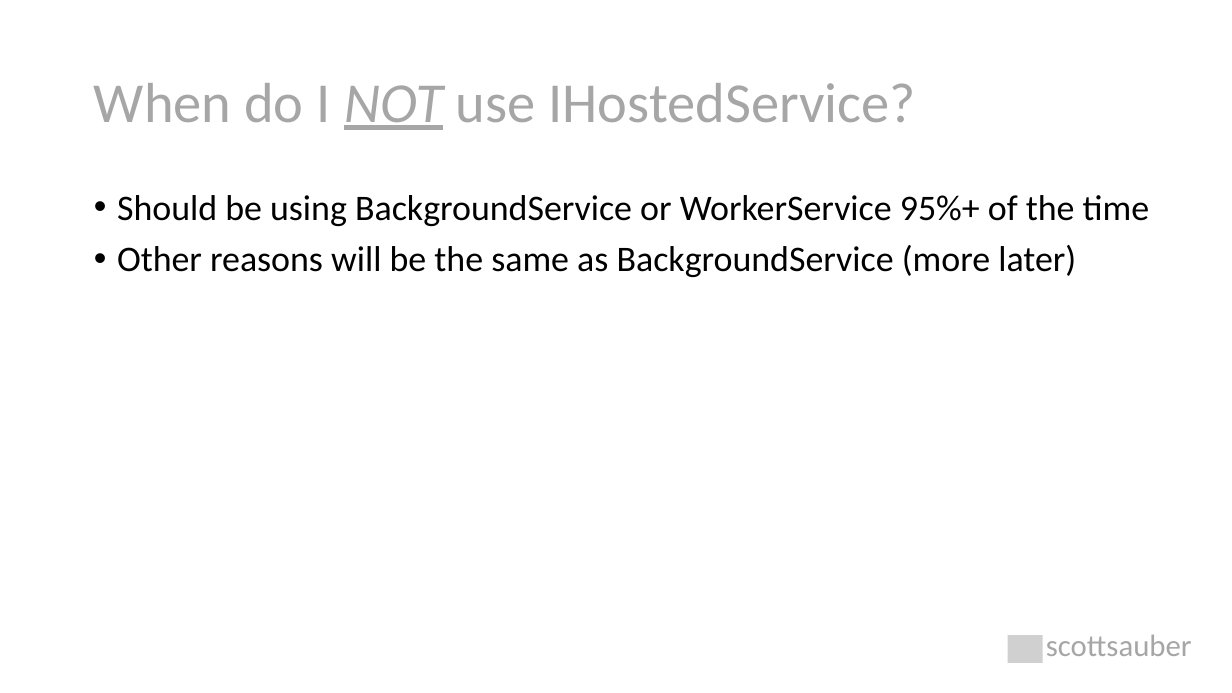
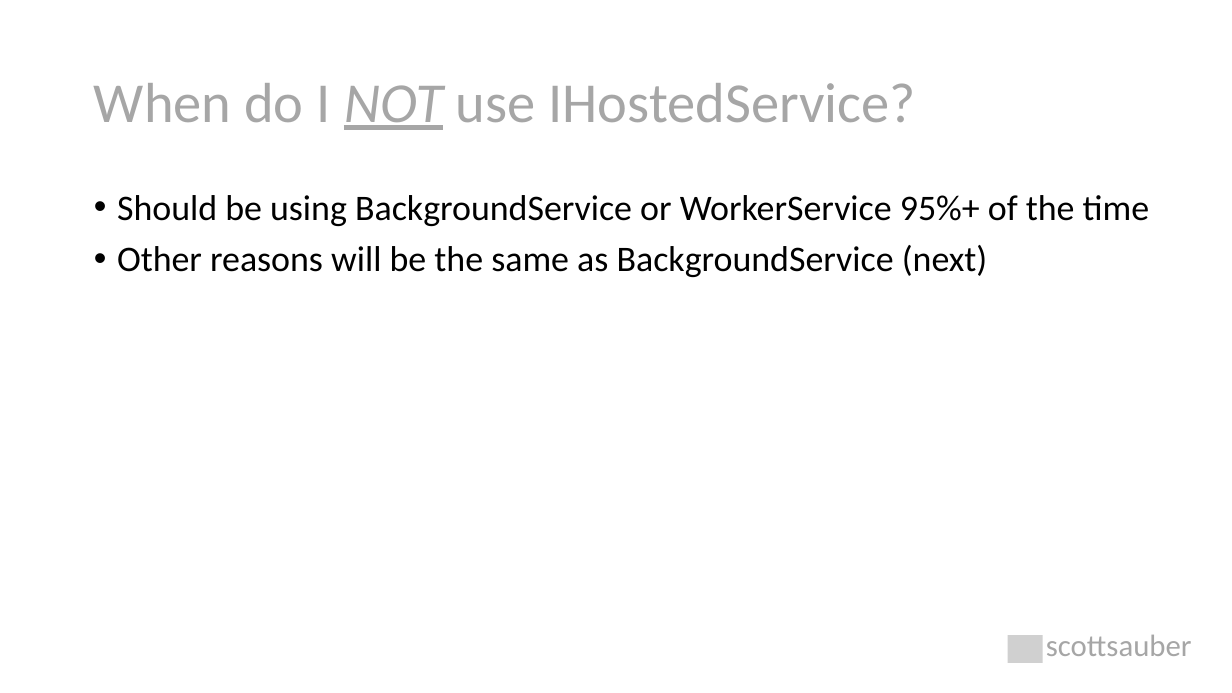
Before and after one commit to nirzaf/DotNetWorkShopTalk, a slide deck: slide 16 of 2020-10-16 - NDC Sydney - The Background on Background Tasks in .NET Core/The Background on Background Tasks.pptx. Drawn at 1232x693 pixels with LibreOffice and Linux fonts; fonts in the diff are those of the drawing; grey boxes stand for pictures. Boxes give left, top, right and bottom in pixels: in the first picture for what was removed or moved away, otherwise in the second. Text is boxed around its words. In the diff, an @@ line names an element or a change of style, - is before the commit and + after.

```diff
--- a/2020-10-16 - NDC Sydney - The Background on Background Tasks in .NET Core/The Background on Background Tasks.pptx
+++ b/2020-10-16 - NDC Sydney - The Background on Background Tasks in .NET Core/The Background on Background Tasks.pptx
@@ text at (117,245,988,277): text changed @@
-• Other reasons will be the same as BackgroundService (more later)
+• Other reasons will be the same as BackgroundService (next)
```
Also in this commit, not shown: 4 other slides changed, 16 other files.
